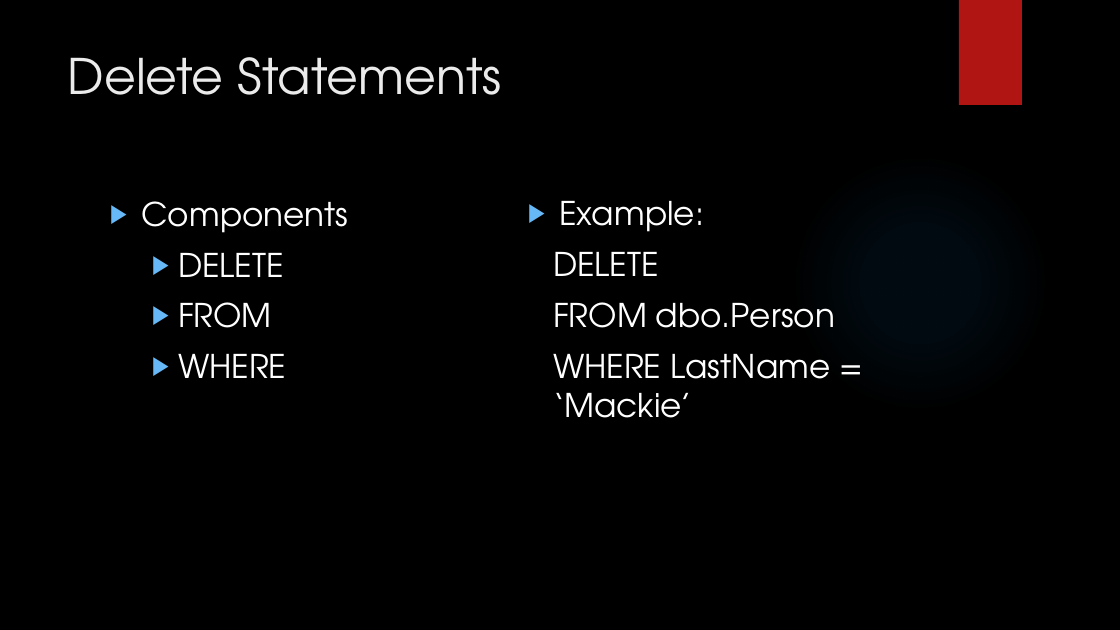
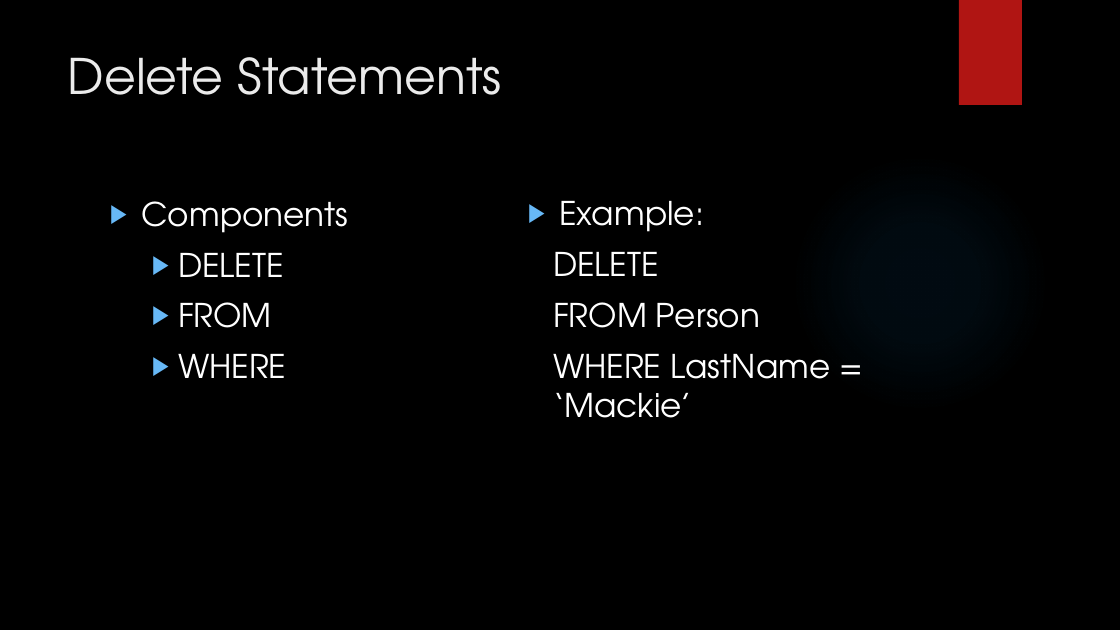
Before and after one commit to LogolsLLC/Logols-May2018, a slide deck: slide 9 of Slides/04_Sql_TrainingPlan.pptx. Drawn at 1120x630 pixels with LibreOffice and Linux fonts; fonts in the diff are those of the drawing; background and template pictures are left out. Boxes give left, top, right and bottom in pixels: in the first picture for what was removed or moved away, otherwise in the second. Text is boxed around its words. In the diff, an @@ line names an element or a change of style, - is before the commit and + after.

```diff
--- a/Slides/04_Sql_TrainingPlan.pptx
+++ b/Slides/04_Sql_TrainingPlan.pptx
@@ text at box(553, 302, 760, 328): text changed @@
-  FROM dbo.Person
+  FROM Person
```
Also in this commit, not shown: 9 other slides changed, 1 slide added, 1 other file.
